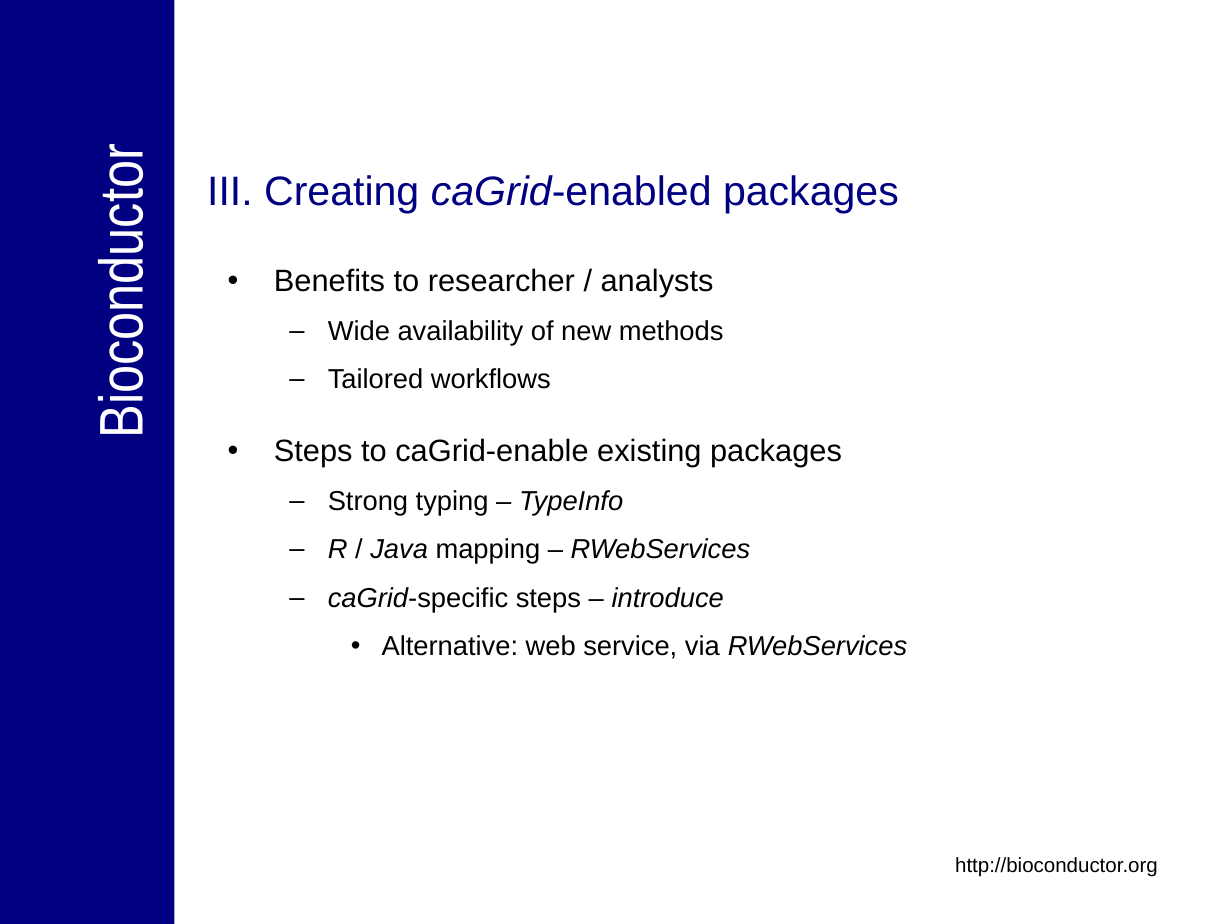
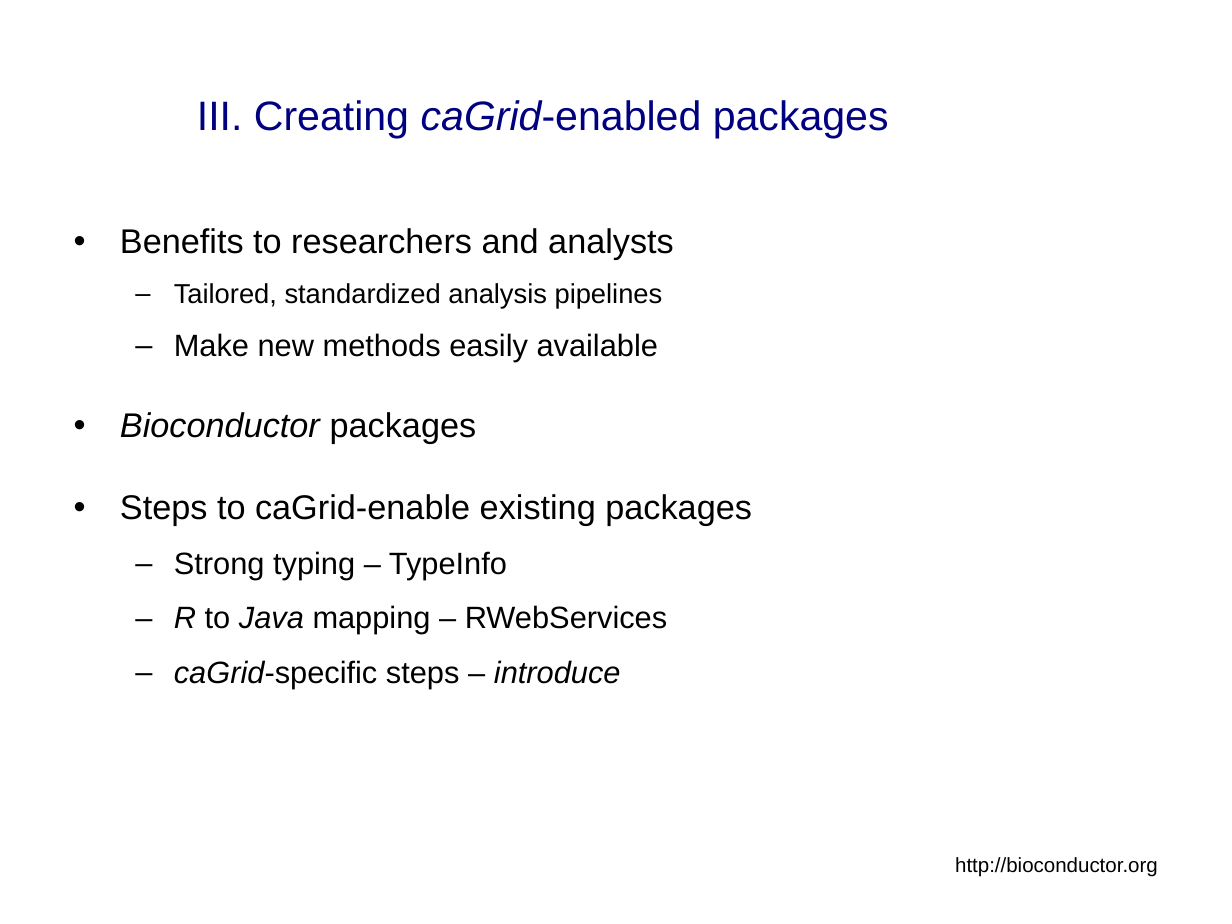
Before and after one commit to NCIP/bioconductor, a slide deck: slide 25 of bioconductor/Presentations/caBIG_Annual_Meeting_2007_Tech_Demo.ppt (slide 19 before the commit). Drawn at 1232x924 pixels with LibreOffice and Linux fonts; fonts in the diff are those of the drawing; background and template pictures are left out. Boxes give left, top, right and bottom in pixels: in the first picture for what was removed or moved away, otherwise in the second. Text is boxed around its words. In the diff, an @@ line names an element or a change of style, - is before the commit and + after.

```diff
--- a/bioconductor/Presentations/caBIG_Annual_Meeting_2007_Tech_Demo.ppt
+++ b/bioconductor/Presentations/caBIG_Annual_Meeting_2007_Tech_Demo.ppt
@@ rectangle removed at [0, 0, 175, 924] @@
@@ title "III. Creating caGrid-enabled packages": place and size @@
-title "III. Creating caGrid-enabled packages" at [207, 175, 899, 213]
+title "III. Creating caGrid-enabled packages" at [197, 100, 889, 138]
@@ title "III. Creating caGrid-enabled packages" at [197, 100, 889, 138]: vertical alignment top to middle @@
@@ text removed at [86, 173, 156, 430] @@
-Bioconductor
@@ text "Benefits to researchers and analysts": place and size @@
-text "Benefits to researchers and analysts" at [274, 268, 908, 659]
+text "Benefits to researchers and analysts" at [120, 228, 752, 688]
@@ text at [120, 228, 674, 444]: text changed; size 16 to 20 pt @@
-• Benefits to researcher / analysts
-  – Wide availability of new methods
-  – Tailored workflows
+• Benefits to researchers and analysts
+  – Tailored, standardized analysis pipelines
+  – Make new methods easily available
+• Bioconductor packages
@@ text at [120, 494, 752, 688]: size 18 to 20 pt in "Steps to caGrid-enable existing packages"; size 16 to 18 pt in "Strong typing – TypeInfo", "caGrid-specific steps – introduce"; italic off in "TypeInfo"; more space between paragraphs @@
@@ text at [174, 605, 667, 634]: text changed; size 16 to 18 pt; italic off @@
-  – R / Java mapping – RWebServices
+  – R to Java mapping – RWebServices
@@ text at [382, 635, 908, 659]: paragraph removed @@
-    • Alternative: web service, via RWebServices
```
Also in this commit, not shown: 18 other slides changed, 21 slides added, 10 slides removed.
